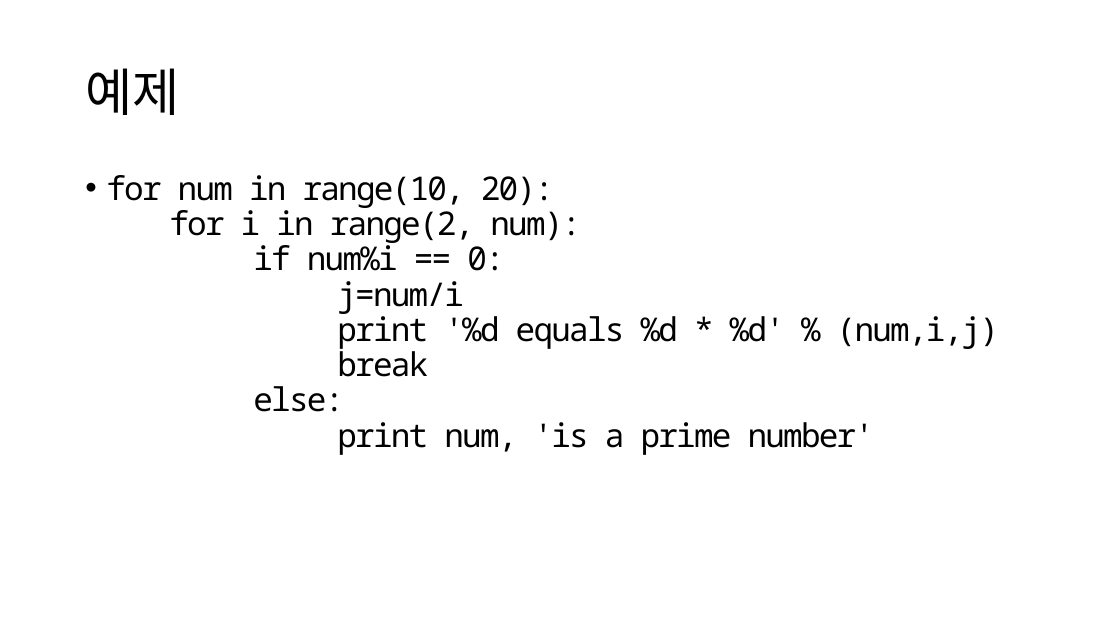
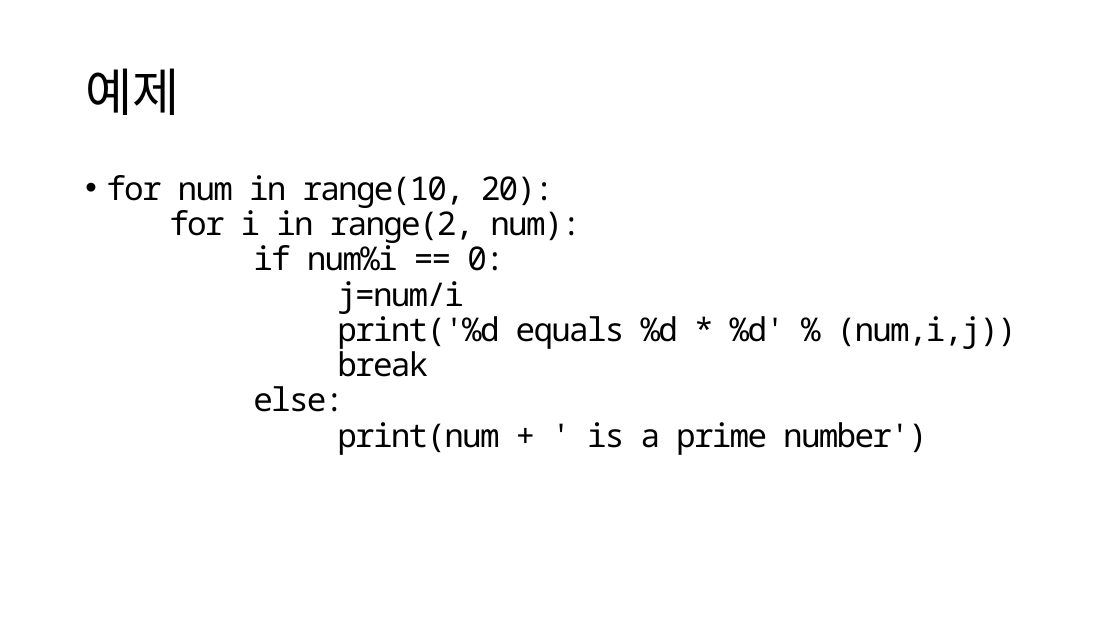
Before and after one commit to ksublee/SPuP, a slide deck: slide 34 of ppt/Python_3_조건문.pptx. Drawn at 1120x630 pixels with LibreOffice and Linux fonts; fonts in the diff are those of the drawing. Boxes give left, top, right and bottom in pixels: in the first picture for what was removed or moved away, otherwise in the second. Text is boxed around its words. In the diff, an @@ line names an element or a change of style, - is before the commit and + after.

```diff
--- a/ppt/Python_3_조건문.pptx
+++ b/ppt/Python_3_조건문.pptx
@@ text at (106,175,1017,455): text changed @@
-• for num in range(10, 20):
-  for i in range(2, num):
-  if num%i == 0:
-  j=num/i
-  print '%d equals %d * %d' % (num,i,j)
-  break
-  else:
-  print num, 'is a prime number'
+• for num in range(10, 20):
+  for i in range(2, num):
+  if num%i == 0:
+  j=num/i
+  print('%d equals %d * %d' % (num,i,j))
+  break
+  else:
+  print(num + ' is a prime number')
```
Also in this commit, not shown: 22 other slides changed, 3 other files.
